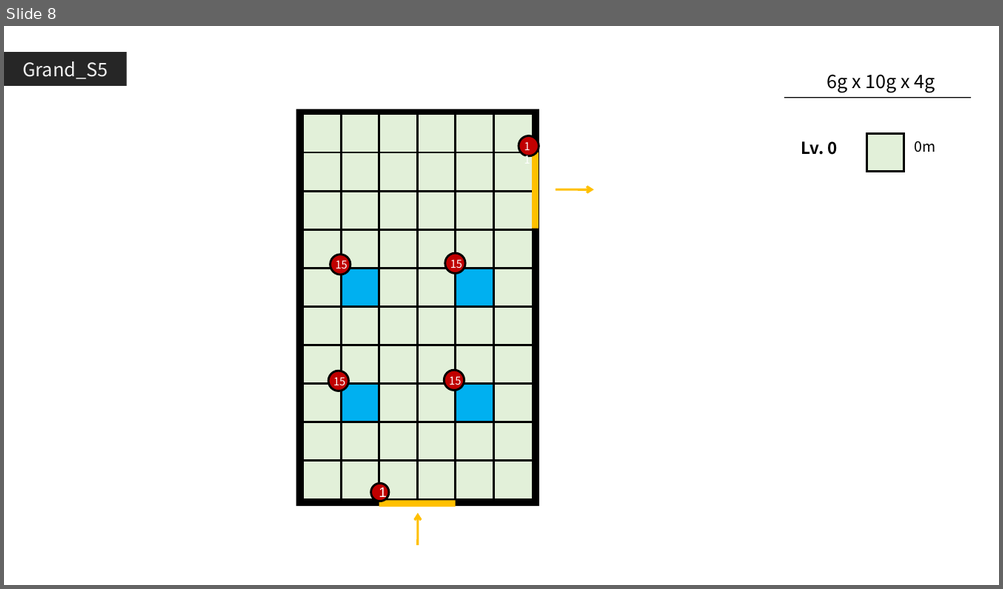
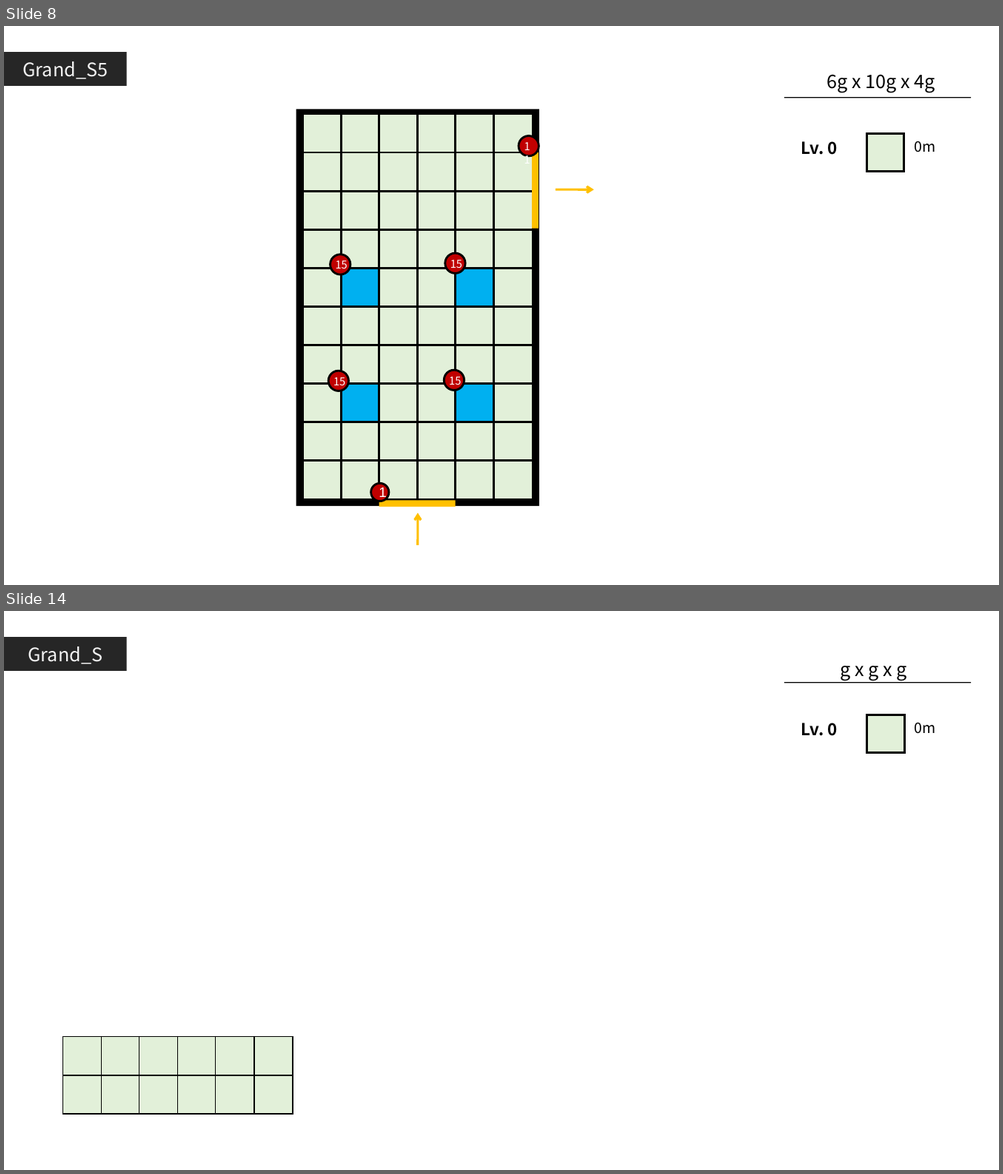
Before and after one commit to GGMGangsterHamster/GangsterHamster, a slide deck: Documents/Grand_Stage.pptx. Shown one above the other, each under a label of ours: slide 8 before the commit, slides 8 and 14 after it; the slides between them are not shown. The pictures are 1003x589 and 1003x1174 pixels, drawn with LibreOffice and Linux fonts; fonts in the diff are those of the drawing. Boxes give left, top, right and bottom in pixels: in the first picture for what was removed or moved away, otherwise in the second. Text is boxed around its words. In the diff, an @@ line names an element or a change of style, - is before the commit and + after.

```diff
--- a/Documents/Grand_Stage.pptx
+++ b/Documents/Grand_Stage.pptx
@@ slide 14 added at (4,611,999,1170), background #FFFFFF @@
@@ rectangle added at (4,637,126,672), fill #262626, 18 pt, text #F2F2F2 @@
+Grand_S
@@ text added at (839,666,906,681), 18 pt, text #000000 @@
+g x g x g
@@ line added from (785, 683) to (971, 683), #000000 1 pt @@
@@ rectangle added at (867,715,905,754), fill #E2F0D9, outline #000000 2 pt @@
@@ text added at (801,723,836,736), 16 pt, text #000000, bold @@
+Lv. 0
@@ text added at (914,722,936,734), 14 pt, text #000000 @@
+0m
@@ rectangle added at (63,1037,102,1076), fill #E2F0D9, outline #000000 1 pt @@
@@ rectangle added at (102,1037,141,1076), fill #E2F0D9, outline #000000 1 pt @@
@@ rectangle added at (139,1037,178,1076), fill #E2F0D9, outline #000000 1 pt @@
@@ rectangle added at (178,1037,216,1076), fill #E2F0D9, outline #000000 1 pt @@
@@ rectangle added at (215,1037,254,1076), fill #E2F0D9, outline #000000 1 pt @@
@@ rectangle added at (254,1037,293,1076), fill #E2F0D9, outline #000000 1 pt @@
@@ rectangle added at (63,1076,102,1115), fill #E2F0D9, outline #000000 1 pt @@
@@ rectangle added at (102,1076,141,1115), fill #E2F0D9, outline #000000 1 pt @@
@@ rectangle added at (139,1076,178,1115), fill #E2F0D9, outline #000000 1 pt @@
@@ rectangle added at (178,1076,216,1115), fill #E2F0D9, outline #000000 1 pt @@
@@ rectangle added at (215,1076,254,1115), fill #E2F0D9, outline #000000 1 pt @@
@@ rectangle added at (254,1076,293,1115), fill #E2F0D9, outline #000000 1 pt @@
```
Also in this commit, not shown: 4 slides changed, 2 other slides added, 1 other file.
